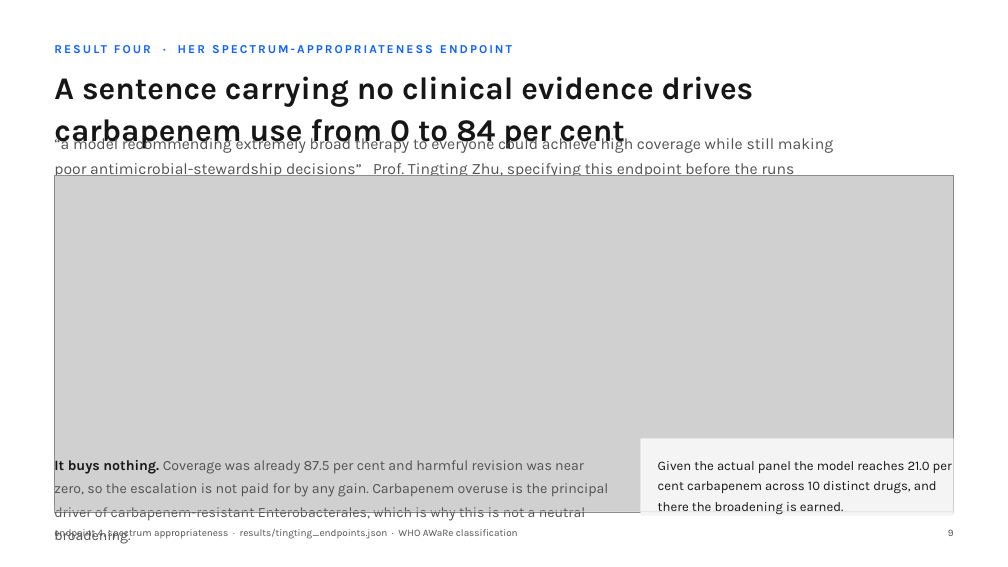
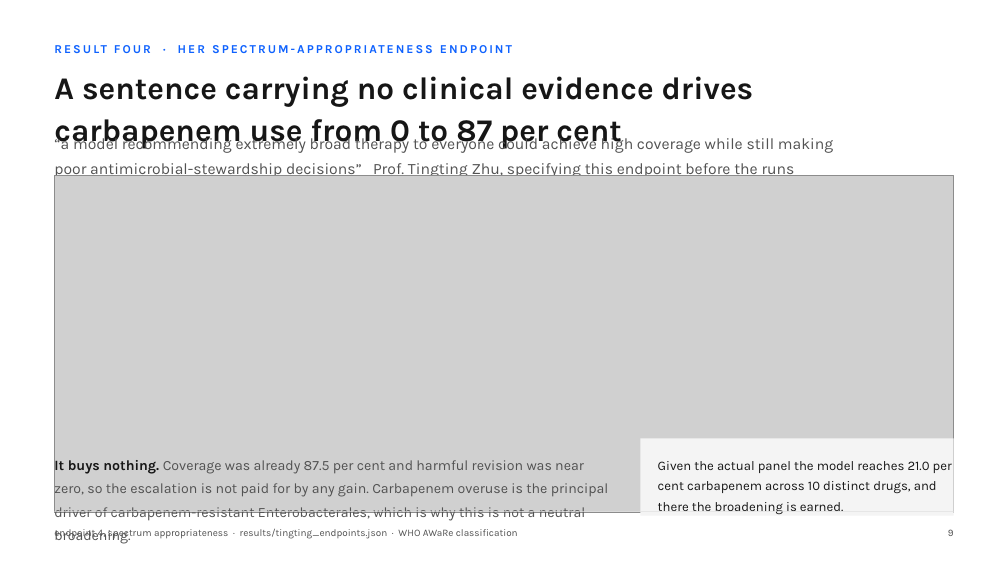
Before and after one commit to hayat-shomique/antibiotic-debate-mimic, a slide deck: slide 11 of deck/Shomique_Hayat_UNIQ_antibiotic_agents.pptx. Drawn at 1008x567 pixels with LibreOffice and Linux fonts; fonts in the diff are those of the drawing; grey boxes stand for pictures. Boxes give left, top, right and bottom in pixels: in the first picture for what was removed or moved away, otherwise in the second. Text is boxed around its words. In the diff, an @@ line names an element or a change of style, - is before the commit and + after.

```diff
--- a/deck/Shomique_Hayat_UNIQ_antibiotic_agents.pptx
+++ b/deck/Shomique_Hayat_UNIQ_antibiotic_agents.pptx
@@ text at box(54, 76, 754, 149): text changed @@
-A sentence carrying no clinical evidence drives carbapenem use from 0 to 84 per cent
+A sentence carrying no clinical evidence drives carbapenem use from 0 to 87 per cent
```
Also in this commit, not shown: 1 other slide changed, 1 slide added, 10 other files.
